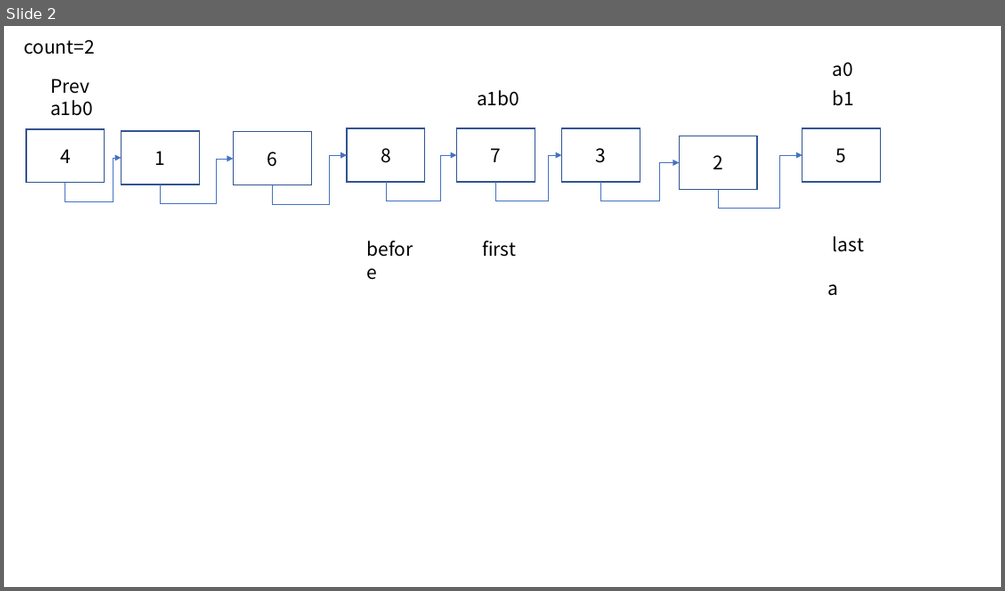
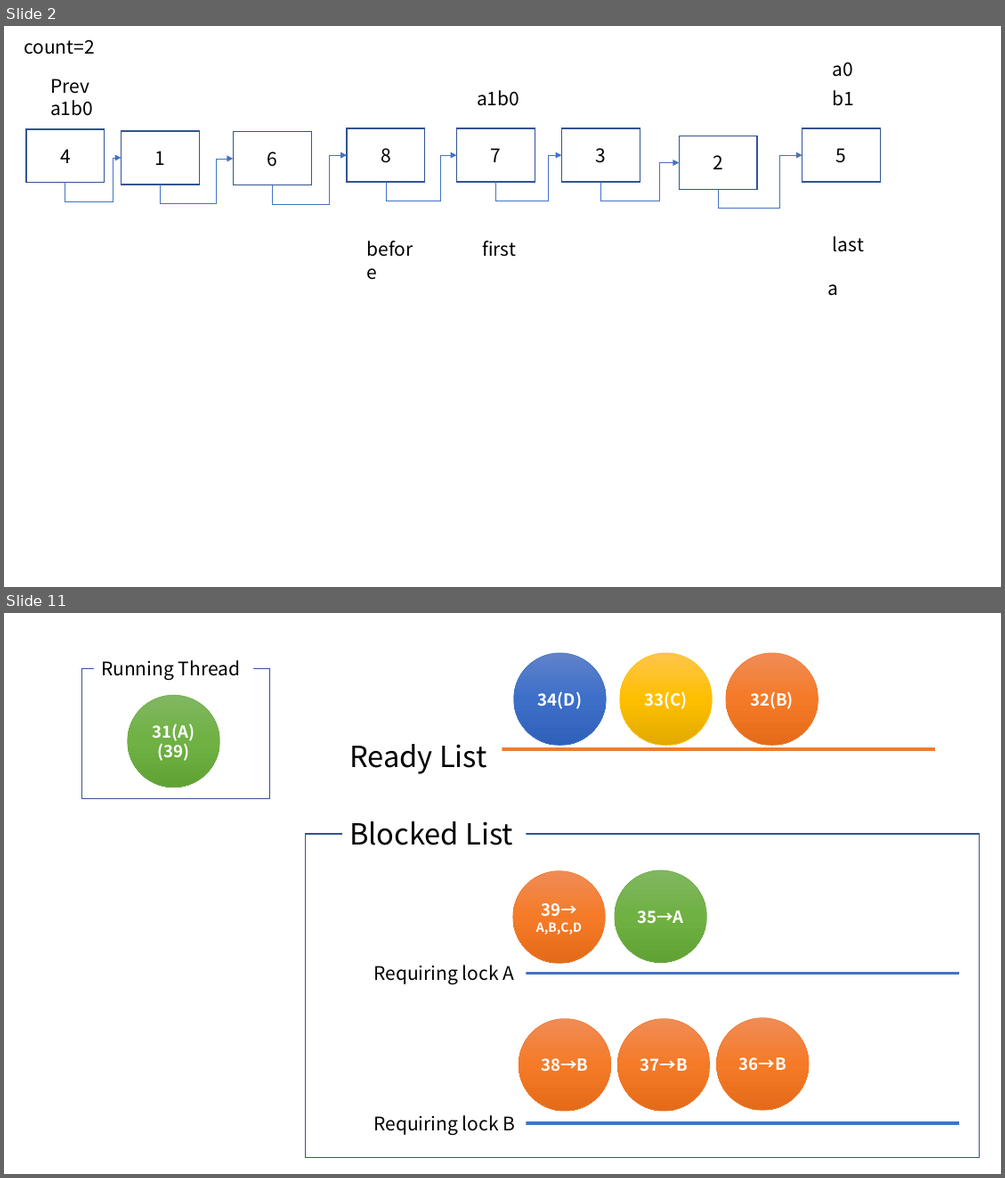
Before and after one commit to seanlion/MyTinyOS, a slide deck: Pintos용 ppt.pptx. Shown one above the other, each under a label of ours: slide 2 before the commit, slides 2 and 11 after it; the slides between them are not shown. The pictures are 1005x591 and 1005x1178 pixels, drawn with LibreOffice and Linux fonts; fonts in the diff are those of the drawing. Boxes give left, top, right and bottom in pixels: in the first picture for what was removed or moved away, otherwise in the second. Text is boxed around its words. In the diff, an @@ line names an element or a change of style, - is before the commit and + after.

```diff
--- a/Pintos용 ppt.pptx
+++ b/Pintos용 ppt.pptx
@@ slide 11 added at box(4, 613, 1001, 1174), background #FFFFFF @@
@@ text added at box(101, 660, 240, 680), 18 pt, text #000000 @@
+Running Thread
@@ ellipse added at box(514, 653, 606, 745), fill gradient #6183CB to #3E70CA to #3062BB, outline #4472C4 0.5 pt, 16 pt, text #FFFFFF, bold @@
+34(D)
@@ ellipse added at box(620, 653, 712, 745), fill gradient #FFC64B to #FFC000 to #E3AB00, outline #FFC000 0.5 pt, 16 pt, text #FFFFFF, bold @@
+33(C)
@@ ellipse added at box(726, 653, 817, 745), fill gradient #F18C57 to #F67B28 to #E56C19, outline #ED7D31 0.5 pt, 16 pt, text #FFFFFF, bold @@
+32(B)
@@ rectangle added at box(81, 668, 269, 798), outline #325491 1 pt @@
@@ ellipse added at box(128, 695, 219, 787), fill gradient #81B861 to #6FB242 to #62A336, outline #70AD47 0.5 pt, 16 pt, text #FFFFFF, bold @@
+31(A)
+(39)
@@ text added at box(349, 744, 487, 774), 28 pt, text #000000 @@
+Ready List
@@ line added from (412, 749) to (935, 749), #ED7D31 3 pt @@
@@ text added at box(349, 821, 513, 845), 28 pt, text #000000 @@
+Blocked List
@@ rectangle added at box(306, 834, 979, 1158), outline #325491 1 pt @@
@@ ellipse added at box(513, 871, 606, 963), fill gradient #F18C57 to #F67B28 to #E56C19, outline #ED7D31 0.5 pt, 12 pt, text #FFFFFF, bold @@
+39→
+A,B,C,D
@@ ellipse added at box(615, 870, 706, 962), fill gradient #81B861 to #6FB242 to #62A336, outline #70AD47 0.5 pt, 16 pt, text #FFFFFF, bold @@
+35→A
@@ text added at box(373, 965, 514, 984), 18 pt, text #000000 @@
+Requiring lock A
@@ line added from (436, 973) to (959, 973), #4472C4 3 pt @@
@@ ellipse added at box(518, 1018, 610, 1111), fill gradient #F18C57 to #F67B28 to #E56C19, outline #ED7D31 0.5 pt, 16 pt, text #FFFFFF, bold @@
+38→B
@@ ellipse added at box(618, 1018, 710, 1111), fill gradient #F18C57 to #F67B28 to #E56C19, outline #ED7D31 0.5 pt, 16 pt, text #FFFFFF, bold @@
+37→B
@@ ellipse added at box(717, 1018, 809, 1110), fill gradient #F18C57 to #F67B28 to #E56C19, outline #ED7D31 0.5 pt, 16 pt, text #FFFFFF, bold @@
+36→B
@@ text added at box(373, 1115, 515, 1135), 18 pt, text #000000 @@
+Requiring lock B
@@ line added from (436, 1123) to (959, 1123), #4472C4 3 pt @@
```
Also in this commit, not shown: 21 other slides added, 7 other files.
